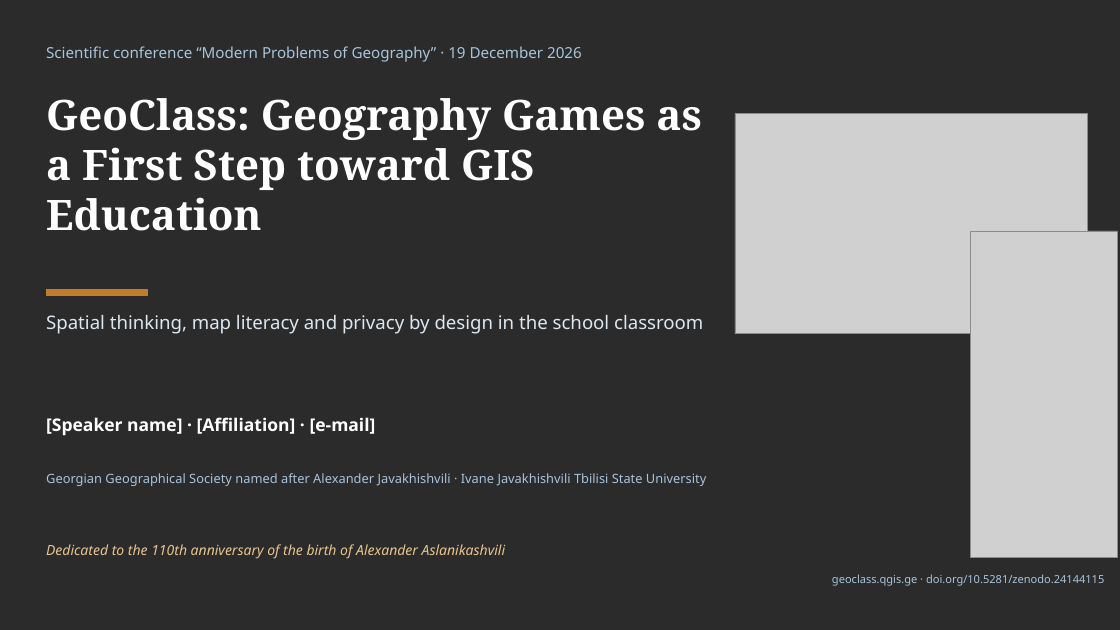
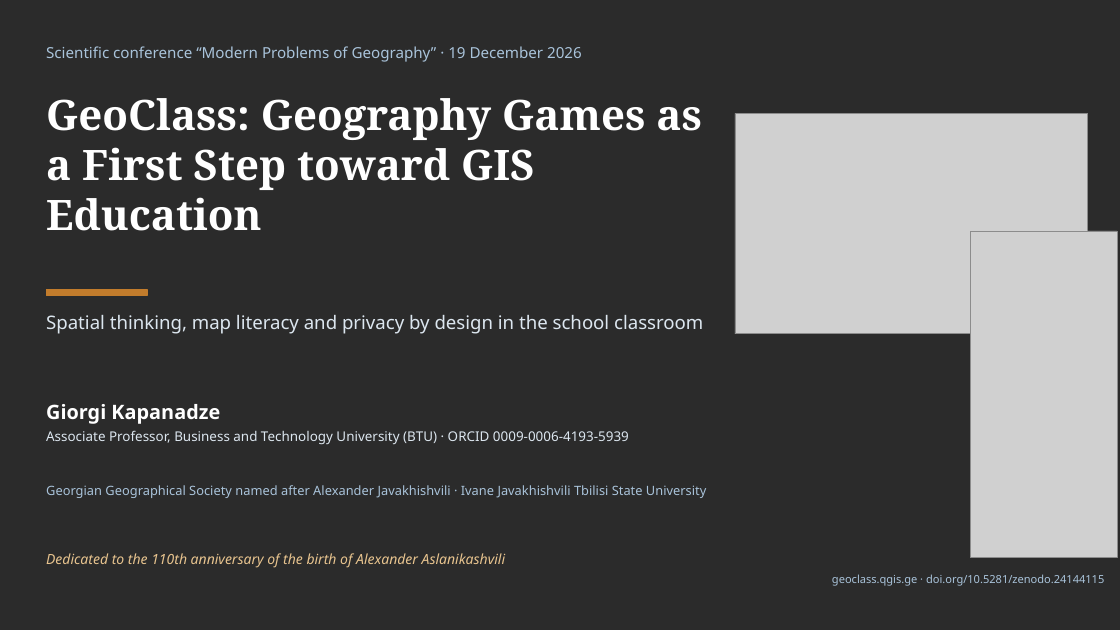
Before and after one commit to GIS-GEORGIA/geoclass, a slide deck: slide 1 of conference_presentation/GeoClass_Conference_EN.pptx. Drawn at 1120x630 pixels with LibreOffice and Linux fonts; fonts in the diff are those of the drawing; grey boxes stand for pictures; background and template pictures are left out; a plain dark background stands for a picture behind light text. Boxes give left, top, right and bottom in pixels: in the first picture for what was removed or moved away, otherwise in the second. Text is boxed around its words. In the diff, an @@ line names an element or a change of style, - is before the commit and + after.

```diff
--- a/conference_presentation/GeoClass_Conference_EN.pptx
+++ b/conference_presentation/GeoClass_Conference_EN.pptx
@@ text removed at box(46, 417, 376, 436) @@
-[Speaker name] · [Affiliation] · [e-mail]
@@ text added at box(46, 404, 220, 424), 17 pt, text #FFFFFF, bold @@
+Giorgi Kapanadze
@@ text added at box(46, 430, 629, 444), 11.5 pt, text #DCE6EF @@
+Associate Professor, Business and Technology University (BTU) · ORCID 0009-0006-4193-5939
@@ text "Georgian Geographical Society named after ...": place and size @@
-text "Georgian Geographical Society named after ..." at box(46, 473, 706, 486)
+text "Georgian Geographical Society named after ..." at box(46, 485, 706, 498)
@@ text "Dedicated to the 110th anniversary ...": place and size @@
-text "Dedicated to the 110th anniversary ..." at box(46, 544, 505, 559)
+text "Dedicated to the 110th anniversary ..." at box(46, 553, 505, 568)
```
Also in this commit, not shown: 1 other slide changed, 9 other files.
